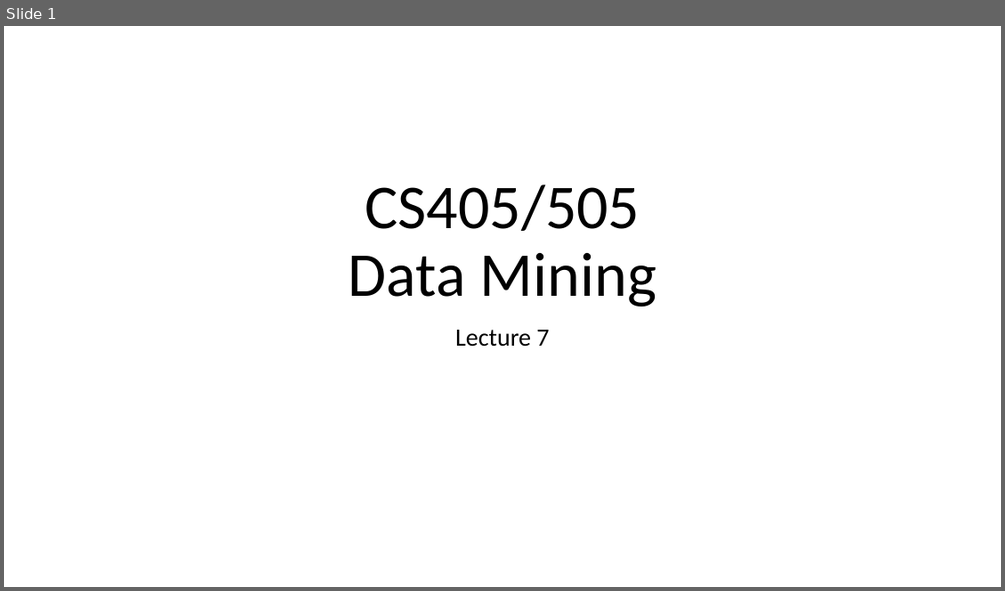
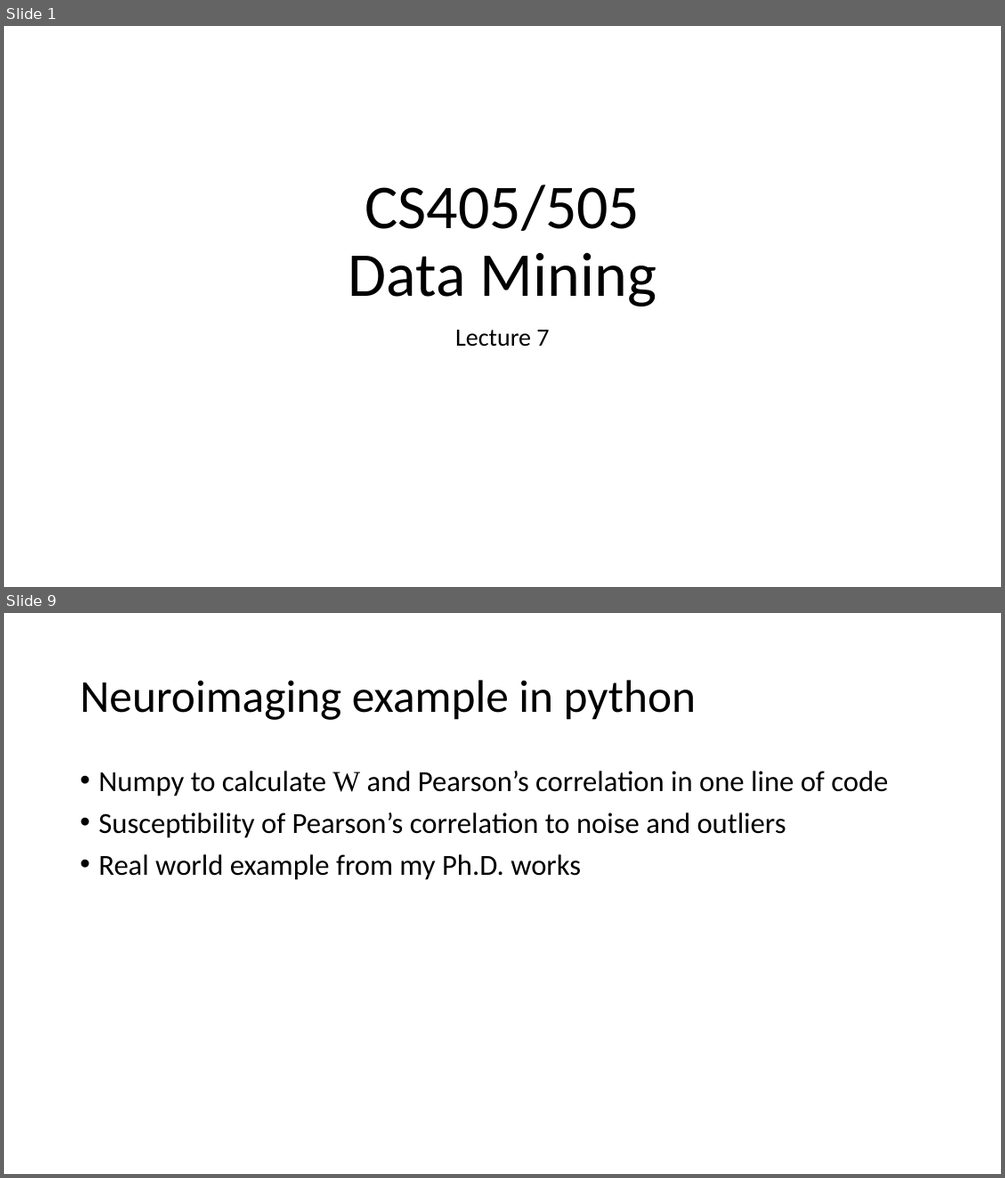
Before and after one commit to russellu/cs405, a slide deck: Lecture_07.pptx. Shown one above the other, each under a label of ours: slide 1 before the commit, slides 1 and 9 after it; the slides between them are not shown. The pictures are 1005x591 and 1005x1178 pixels, drawn with LibreOffice and Linux fonts; fonts in the diff are those of the drawing. Boxes give left, top, right and bottom in pixels: in the first picture for what was removed or moved away, otherwise in the second. Text is boxed around its words. In the diff, an @@ line names an element or a change of style, - is before the commit and + after.

```diff
--- a/Lecture_07.pptx
+++ b/Lecture_07.pptx
@@ slide 9 added at [4,613,1001,1174], background #FFFFFF @@
@@ title added at [80,680,696,720], 44 pt, text #000000 @@
+Neuroimaging example in python
@@ text added at [98,771,888,880], 28 pt, text #000000 @@
+• Numpy to calculate W and Pearson’s correlation in one line of code
+• Susceptibility of Pearson’s correlation to noise and outliers
+• Real world example from my Ph.D. works
```
Also in this commit, not shown: 1 slide changed, 6 other slides added.
